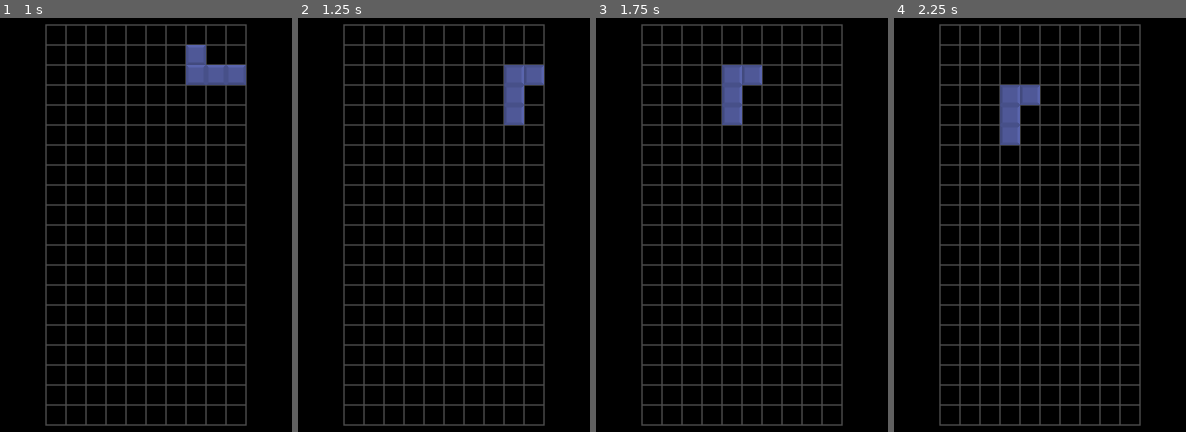
Above: before the commit, frames 1-4 (left to right).
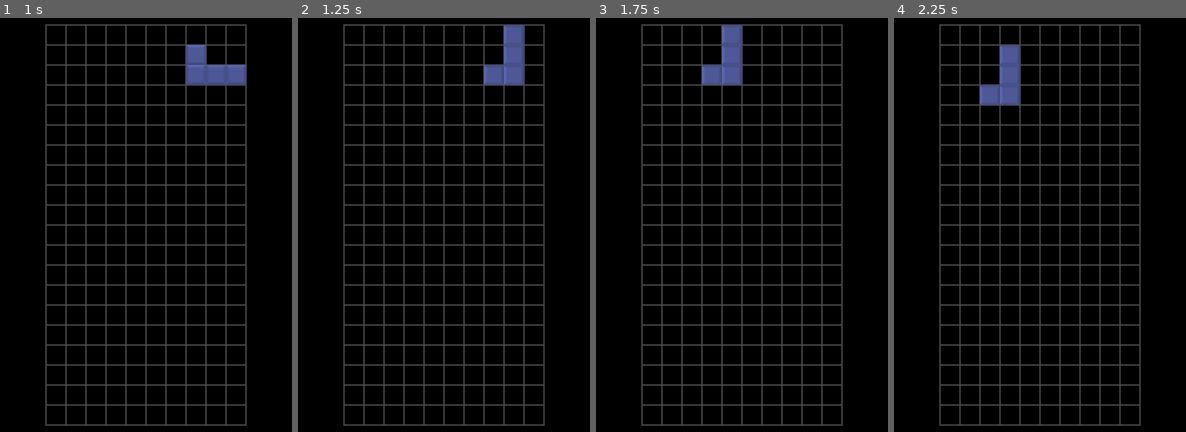
Above: after the commit, the same moments.

Repository: lukeledvina/Physical-Tetris
Game: Godot game, scene res://Game/game.tscn
The game is run twice, just before and just after one commit, with the same random seed, the same clock (stepped at 60 frames per second) and the same inputs.
Inputs:
- Up to frame 1 (1 s): tap Enter at 0.5 s; hold D (move_right) from 0.53 s (still down); hold Left (rotate_clockwise) from 0.53 s (still down); tap Right (rotate_counter_clockwise) at 0.8 s
- Up to frame 2 (1.25 s): keep holding D (move_right); keep holding Left (rotate_clockwise)
- Up to frame 3 (1.75 s): release D (move_right) at 1.28 s; release Left (rotate_clockwise) at 1.28 s; hold A (move_left) from 1.28 s (still down); tap Right (rotate_counter_clockwise) at 1.35 s; tap Left (rotate_clockwise) at 1.55 s
- Up to frame 4 (2.25 s): release A (move_left) at 2.03 s; hold D (move_right) from 2.03 s (still down); hold Left (rotate_clockwise) from 2.03 s (still down)

Frame 1 is identical in both runs. In frame 2, 2.0% of the frame differs, in the area x 63-85%, y 1-26%; in frame 3, 2.0%; in frame 4, 2.0%.

Commit message:
Fix block spawning offset, reverse rotation directions

Diff:
--- a/Blocks/block.gd
+++ b/Blocks/block.gd
@@ -44,18 +44,18 @@
 
 # Rotate clockwise
 func rotate_clockwise():
+	rotation_degrees -= 90
+	down_index = (down_index + 1) % 4
+	right_index = (right_index + 1) % 4
+	left_index = (left_index + 1) % 4
+	update_ray_cast_containers()
+
+# Rotate counter-clockwise
+func rotate_counter_clockwise():
 	rotation_degrees += 90
 	down_index = (down_index - 1) % 4
 	right_index = (right_index - 1) % 4
 	left_index = (left_index - 1) % 4
-	update_ray_cast_containers()
-
-# Rotate counter-clockwise
-func rotate_counter_clockwise():
-	rotation_degrees -= 90
-	down_index = (down_index + 1) % 4
-	right_index = (right_index + 1) % 4
-	left_index = (left_index + 1) % 4
 	update_ray_cast_containers()
 
 # Collision checking functions
--- a/Blocks/l_block.tscn
+++ b/Blocks/l_block.tscn
@@ -8,7 +8,11 @@
 position = Vector2(-48, -48)
 polygon = PackedVector2Array(-32, 32, -32, 64, 64, 64, 64, 0, 32, 0, 32, 32)
 
-[node name="SpriteContainer" parent="." index="1"]
+[node name="CollisionPolygon2D" type="CollisionPolygon2D" parent="RotationSafetyArea" index="0"]
+position = Vector2(-48, -48)
+polygon = PackedVector2Array(-32, 32, -32, 64, 64, 64, 64, 0, 32, 0, 32, 32)
+
+[node name="SpriteContainer" parent="." index="2"]
 modulate = Color(1, 0.470588, 0, 1)
 position = Vector2(-48, -48)
 
@@ -24,7 +28,7 @@
 [node name="Sprite2D4" parent="SpriteContainer" index="3"]
 position = Vector2(-16, 48)
 
-[node name="RayCastContainer" parent="." index="2"]
+[node name="RayCastContainer" parent="." index="3"]
 position = Vector2(-48, -48)
 
 [node name="RayCast2D3" type="RayCast2D" parent="RayCastContainer/SouthRayCastContainer" index="0"]
@@ -84,9 +88,5 @@
 target_position = Vector2(0, 16)
 collision_mask = 3
 
-[node name="SpawnPosition" parent="." index="3"]
+[node name="SpawnPosition" parent="." index="4"]
 position = Vector2(-48, -48)
-
-[node name="CollisionPolygon2D" type="CollisionPolygon2D" parent="RotationSafetyArea" index="0"]
-position = Vector2(-48, -48)
-polygon = PackedVector2Array(-32, 32, -32, 64, 64, 64, 64, 0, 32, 0, 32, 32)
--- a/Blocks/s_block.tscn
+++ b/Blocks/s_block.tscn
@@ -89,4 +89,4 @@
 collision_mask = 3
 
 [node name="SpawnPosition" parent="." index="4"]
-position = Vector2(16, -16)
+position = Vector2(-16, -16)
--- a/Blocks/t_block.tscn
+++ b/Blocks/t_block.tscn
@@ -5,8 +5,11 @@
 [node name="TBlock" instance=ExtResource("1_8fxte")]
 
 [node name="CollisionPolygon2D" parent="." index="0"]
-position = Vector2(0, -48)
+position = Vector2(0, -16)
 polygon = PackedVector2Array(-48, 64, -48, 32, -16, 32, -16, 0, 16, 0, 16, 32, 48, 32, 48, 64)
+
+[node name="RotationSafetyArea" parent="." index="1"]
+position = Vector2(0, 32)
 
 [node name="CollisionPolygon2D" type="CollisionPolygon2D" parent="RotationSafetyArea" index="0"]
 position = Vector2(0, -48)
@@ -14,7 +17,7 @@
 
 [node name="SpriteContainer" parent="." index="2"]
 modulate = Color(1, 0, 1, 1)
-position = Vector2(0, -48)
+position = Vector2(0, -16)
 
 [node name="Sprite2D" parent="SpriteContainer" index="0"]
 position = Vector2(0, 16)
@@ -29,7 +32,7 @@
 position = Vector2(-32, 48)
 
 [node name="RayCastContainer" parent="." index="3"]
-position = Vector2(0, -48)
+position = Vector2(0, -16)
 
 [node name="RayCast2D" type="RayCast2D" parent="RayCastContainer/SouthRayCastContainer" index="0"]
 position = Vector2(0, 60)
@@ -89,4 +92,4 @@
 collision_mask = 3
 
 [node name="SpawnPosition" parent="." index="4"]
-position = Vector2(-16, -16)
+position = Vector2(-16, 16)
--- a/Game/game.gd
+++ b/Game/game.gd
@@ -27,8 +27,8 @@
 	block_scene = block_selector.select_block()
 	block_instance = block_spawner.spawn_block(block_scene, $BlockContainer/SpawnPosition.global_position)
 	block_container.add_child(block_instance)
-	block_instance.global_position.x -= block_instance.get_child(3).position.x
-	block_instance.global_position.y -= block_instance.get_child(3).position.y
+	block_instance.global_position.x -= block_instance.get_child(4).position.x
+	block_instance.global_position.y -= block_instance.get_child(4).position.y
 	player_controller.current_block = block_instance
 
 func _on_block_placed():
